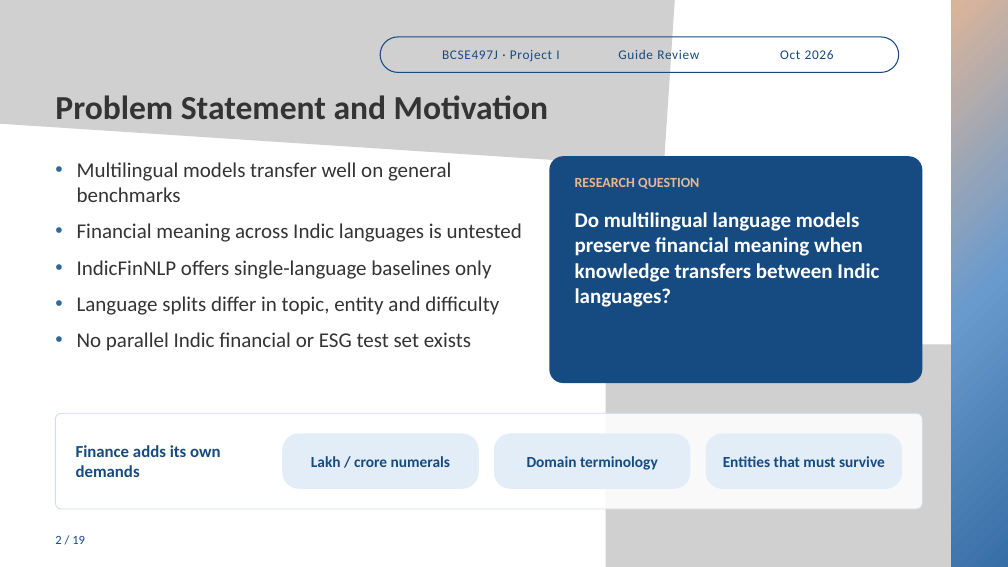
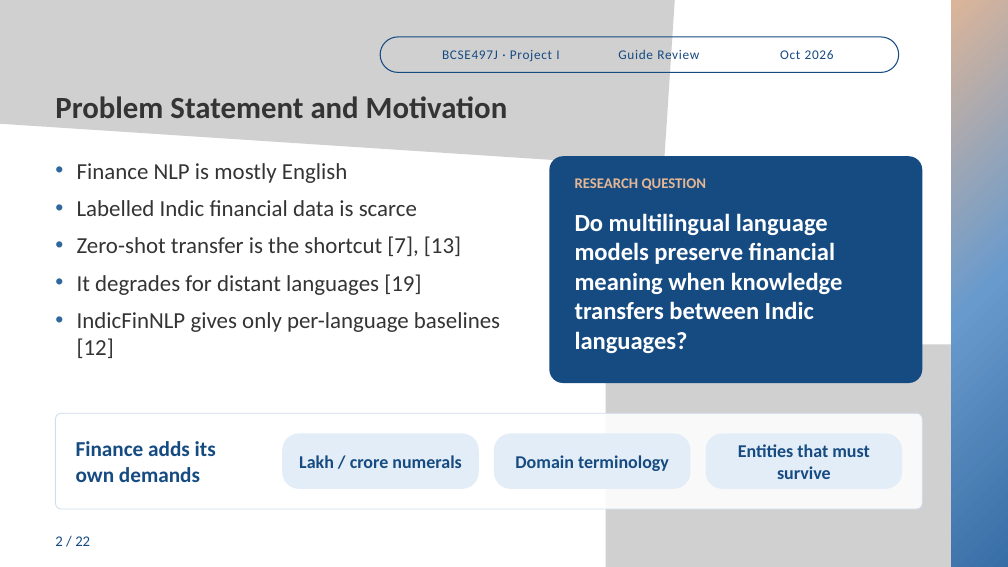
Before and after one commit to souparno-nag/Cross-Linguistic_Transfer_Diagnotic_for_Financial_NLP_in_Indic_Languages, a slide deck: slide 2 of presentation/BCSE497J_Project_I_Final_Review.pptx. Drawn at 1008x567 pixels with LibreOffice and Linux fonts; fonts in the diff are those of the drawing; grey boxes stand for pictures. Boxes give left, top, right and bottom in pixels: in the first picture for what was removed or moved away, otherwise in the second. Text is boxed around its words. In the diff, an @@ line names an element or a change of style, - is before the commit and + after.

Commit message:
Docs: update numeric report, add colour-pages PDF and report PDF; update review deck

```diff
--- a/presentation/BCSE497J_Project_I_Final_Review.pptx
+++ b/presentation/BCSE497J_Project_I_Final_Review.pptx
@@ text "Problem Statement and Motivation" at (x1=55, y1=96, x2=508, y2=118): size 48 to 44 pt @@
@@ text at (x1=77, y1=163, x2=500, y2=358): text changed; size 30 to 32.8 pt @@
-• Multilingual models transfer well on general benchmarks
-• Financial meaning across Indic languages is untested
-• IndicFinNLP offers single-language baselines only
-• Language splits differ in topic, entity and difficulty
-• No parallel Indic financial or ESG test set exists
+• Finance NLP is mostly English
+• Labelled Indic financial data is scarce
+• Zero-shot transfer is the shortcut [7], [13]
+• It degrades for distant languages [19]
+• IndicFinNLP gives only per-language baselines [12]
@@ text "RESEARCH QUESTION" at (x1=575, y1=178, x2=707, y2=190): size 20 to 21.1 pt @@
@@ text "Do multilingual language models preserve ..." at (x1=575, y1=213, x2=843, y2=353): size 30 to 35.1 pt @@
@@ text "Finance adds its own demands" at (x1=76, y1=441, x2=216, y2=482): size 24 to 30.4 pt @@
@@ text "Lakh / crore numerals" moved from (x1=311, y1=456, x2=450, y2=467) to (x1=299, y1=455, x2=461, y2=468) @@
@@ size 22 to 25.7 pt in 3 elements at (x1=299, y1=455, x2=461, y2=468), (x1=738, y1=444, x2=869, y2=479), (x1=515, y1=455, x2=669, y2=471) @@
@@ text "Domain terminology" moved from (x1=527, y1=456, x2=658, y2=470) to (x1=515, y1=455, x2=669, y2=471) @@
@@ text "Entities that must survive" moved from (x1=723, y1=456, x2=885, y2=467) to (x1=738, y1=444, x2=869, y2=479) @@
@@ text at (x1=55, y1=536, x2=90, y2=546): text changed; size 18 to 21.1 pt @@
-2 / 19
+2 / 22
```
Also in this commit, not shown: 9 other slides changed, 12 slides added, 9 slides removed, 4 other files.
